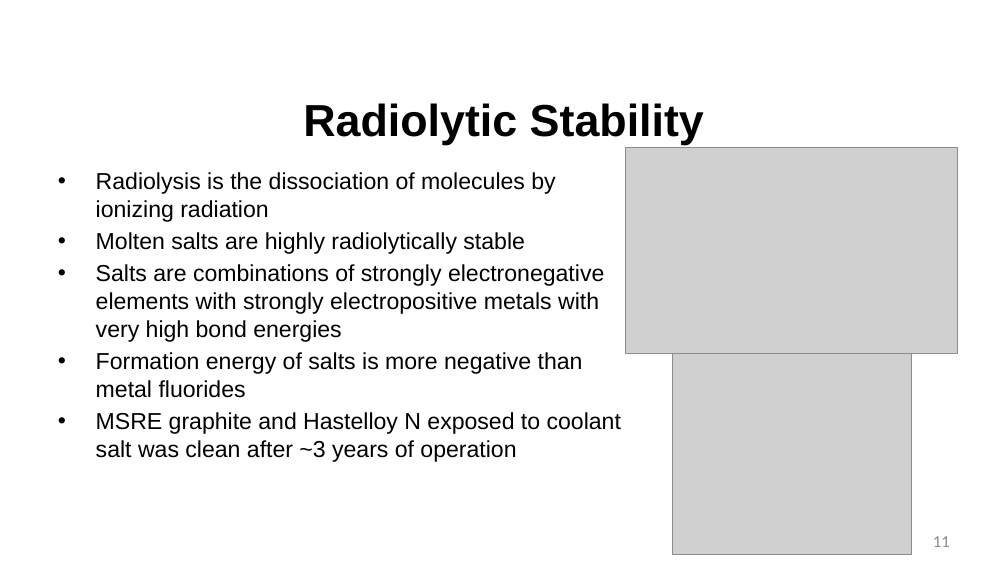
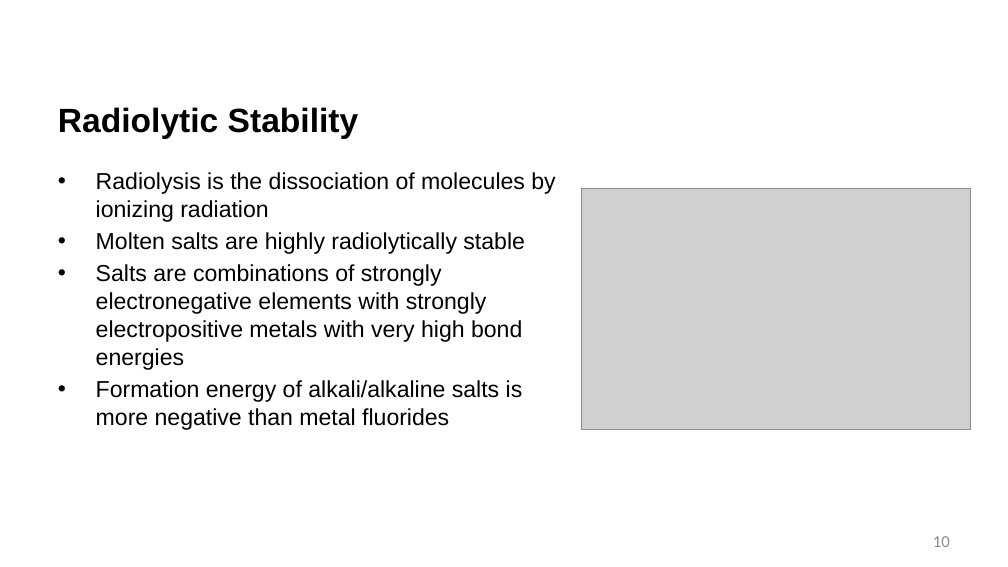
Before and after one commit to benbeeler/TEACHING, a slide deck: slide 10 of Advanced Reactor Materials/Fall2025/Lec14_MoltenSalts.pptx (slide 11 before the commit). Drawn at 1008x567 pixels with LibreOffice and Linux fonts; fonts in the diff are those of the drawing; grey boxes stand for pictures; background and template pictures are left out. Boxes give left, top, right and bottom in pixels: in the first picture for what was removed or moved away, otherwise in the second. Text is boxed around its words. In the diff, an @@ line names an element or a change of style, - is before the commit and + after.

```diff
--- a/Advanced Reactor Materials/Fall2025/Lec14_MoltenSalts.pptx
+++ b/Advanced Reactor Materials/Fall2025/Lec14_MoltenSalts.pptx
@@ title "Radiolytic Stability" at [58,107,359,139]: size 42.7 to 32 pt; alignment centre to left @@
@@ picture: place and size @@
-picture at [626,147,958,353]
+picture at [582,189,971,430]
@@ picture removed at [672,353,911,555] @@
@@ text at [96,380,523,430]: text changed @@
-• Formation energy of salts is more negative than metal fluorides
-• MSRE graphite and Hastelloy N exposed to coolant salt was clean after ~3 years of operation
+• Formation energy of alkali/alkaline salts is more negative than metal fluorides
@@ page number at [933,536,950,547]: text changed @@
-11
+10
```
Also in this commit, not shown: 25 other slides changed, 4 slides added, 2 slides removed, 6 other files.
